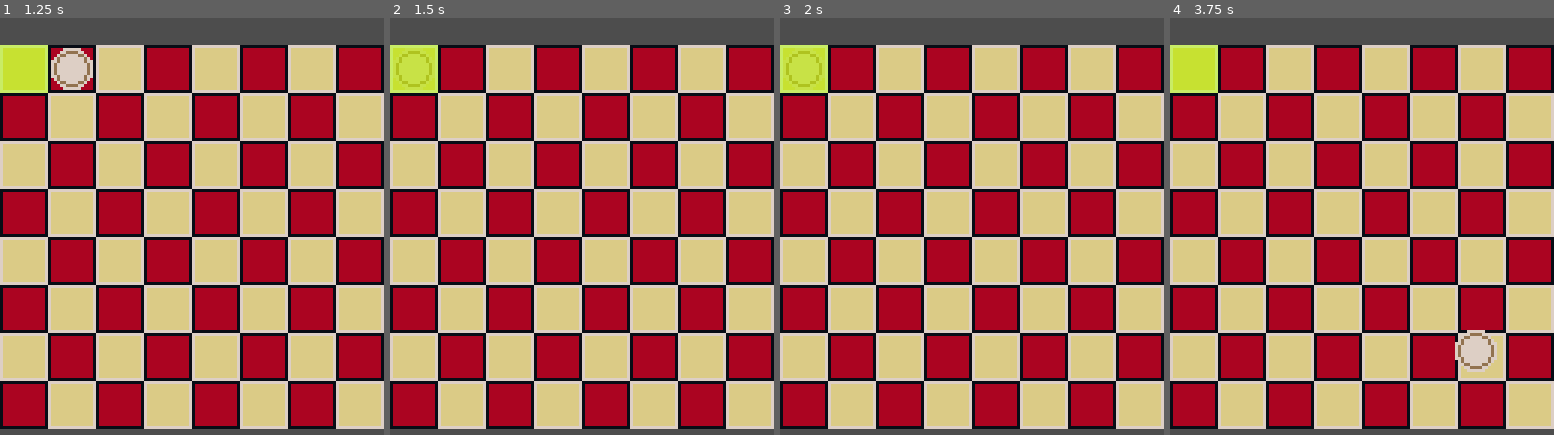
Above: before the commit, frames 1-4 (left to right).
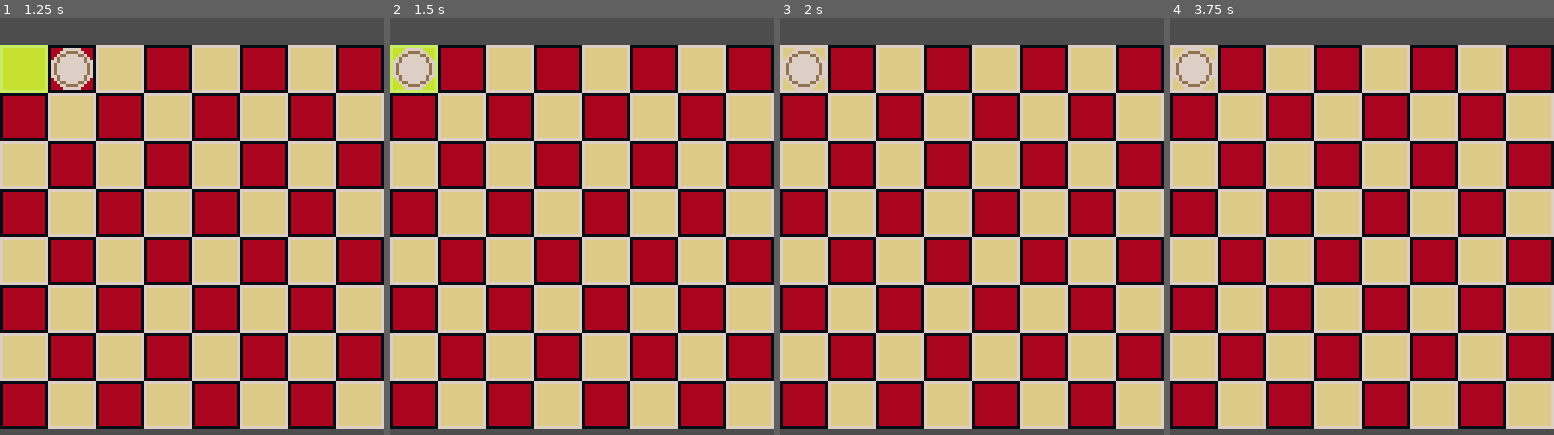
Above: after the commit, the same moments.

Repository: k4gi/boardplayer
Game: Godot game, scene res://CheckersGame.tscn
Two runs of this game, one before a commit and one after it. Both use one fixed random seed, a clock stepped at 60 frames per second and the inputs below.
Inputs (mouse positions are in pixels of both pictures, inside the frame that each line leads up to):
- Up to frame 1 (1.25 s): tap Enter at 0.5 s; move the mouse to (72, 68) at 0.52 s; click (72, 68) at 0.67 s
- Up to frame 2 (1.5 s): tap Space at 1.25 s; move the mouse to (413, 68) at 1.27 s; click (413, 68) at 1.42 s
- Up to frame 3 (2 s): no input
- Up to frame 4 (3.75 s): tap Enter at 2, 3.5 s; move the mouse to (1400, 68) at 2.02 s; click (1400, 68) at 2.17 s; tap Space at 2.75 s; move the mouse to (1342, 389) at 2.77 s; click (1342, 389) at 2.92 s; move the mouse to (1477, 351) at 3.52 s; click (1477, 351) at 3.67 s

Frame 1 is identical in both runs. In frame 2, 0.9% of the frame differs, in the area x 0-12%, y 7-18%; in frame 3, 1.4%; in frame 4, 2.3%, in the area x 0-86%, y 6-85%.

Commit message:
picking up and placing down a piece

Diff:
--- a/CheckersGame.gd
+++ b/CheckersGame.gd
@@ -1,9 +1,37 @@
 extends Node2D
 
 
+const WHITE_PIECE = preload("res://WhitePiece.tres")
+const BLACK_PIECE = preload("res://BlackPiece.tres")
+const HIGHLIGHT_SQUARE = preload("res://MoveHighlight.tres")
+const HIGHLIGHT_RETURN = preload("res://ReturnHighlight.tres")
+
+
+var carried_piece = null
+
+
+func _process(_delta):
+	if carried_piece != null:
+		carried_piece.set_global_position( get_global_mouse_position() + carried_piece.get("grab_position") )
+
+
 func _on_checkers_piece_pickup_piece(piece):
-	print( $Board.local_to_map( piece.get_position() ) )
+	piece.grab_position = piece.get_global_position() - get_global_mouse_position()
+	piece.set_pickable(false)
+	piece.set_z_index(1) #want held piece to be above all others
+
+	carried_piece = piece
 
 
 func _on_move_highlight_move_here(highlight):
-	pass # Replace with function body.
+	carried_piece.set_position( highlight.get_position() )
+	carried_piece.set_pickable(true)
+	carried_piece.set_z_index(0)
+	carried_piece = null
+
+	if highlight.get("is_action"):
+		pass #not putting the piece back where it was
+
+
+	for each_child in $Board/Pieces/Highlights.get_children():
+		each_child.queue_free()
--- a/CheckersGame.tscn
+++ b/CheckersGame.tscn
@@ -27,11 +27,17 @@
 [node name="Pieces" type="Node2D" parent="Board"]
 z_index = 1
 
-[node name="CheckersPiece" parent="Board/Pieces" instance=ExtResource("2_7loty")]
+[node name="WhitePieces" type="Node2D" parent="Board/Pieces"]
+
+[node name="CheckersPiece" parent="Board/Pieces/WhitePieces" instance=ExtResource("2_7loty")]
 position = Vector2(24, 8)
 
-[node name="MoveHighlight" parent="Board/Pieces" instance=ExtResource("4_utwos")]
+[node name="BlackPieces" type="Node2D" parent="Board/Pieces"]
+
+[node name="Highlights" type="Node2D" parent="Board/Pieces"]
+
+[node name="MoveHighlight" parent="Board/Pieces/Highlights" instance=ExtResource("4_utwos")]
 position = Vector2(8, 8)
 
-[connection signal="pickup_piece" from="Board/Pieces/CheckersPiece" to="." method="_on_checkers_piece_pickup_piece"]
-[connection signal="move_here" from="Board/Pieces/MoveHighlight" to="." method="_on_move_highlight_move_here"]
+[connection signal="pickup_piece" from="Board/Pieces/WhitePieces/CheckersPiece" to="." method="_on_checkers_piece_pickup_piece"]
+[connection signal="move_here" from="Board/Pieces/Highlights/MoveHighlight" to="." method="_on_move_highlight_move_here"]
--- a/CheckersPiece.gd
+++ b/CheckersPiece.gd
@@ -4,25 +4,12 @@
 signal pickup_piece(piece)
 
 
-var follow_mouse = false
 var grab_position = Vector2i.ZERO
 
 var can_move = ["down"] # "up", "down"
 
 
-func _process(_delta):
-	if follow_mouse:
-		mouse_following()
-
-
 func _on_checkers_piece_input_event(viewport, event, shape_idx):
 	if event.has_method( "get_button_index" ): #is an InputEventMouseButton?
-		if not event.is_pressed():
-			grab_position = get_global_position() - get_global_mouse_position()
-			follow_mouse = true
-			set_pickable(false)
+		if not event.is_pressed(): #on button release
 			emit_signal("pickup_piece", self)
-
-
-func mouse_following():
-	set_global_position( get_global_mouse_position() + grab_position )
--- a/MoveHighlight.gd
+++ b/MoveHighlight.gd
@@ -4,6 +4,9 @@
 signal move_here(highlight)
 
 
+var is_action = true
+
+
 func _on_move_highlight_input_event(viewport, event, shape_idx):
 	if event.has_method( "get_button_index" ): #is an InputEventMouseButton?
 		if not event.is_pressed():
--- /dev/null
+++ b/ReturnHighlight.tres
@@ -0,0 +1,3 @@
+[gd_resource type="AtlasTexture" format=3 uid="uid://cwjs3kgsuva2p"]
+
+[resource]
Renamed: RedPiece.tres -> BlackPiece.tres
Binary file changed: checkerboard.png
Not shown, changed: checkerboard.xcf
